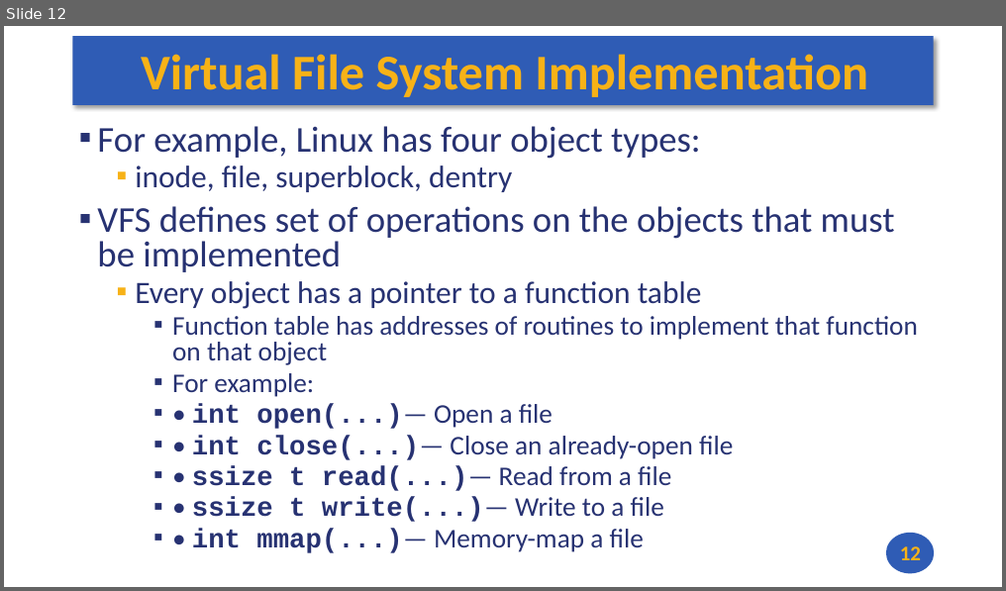
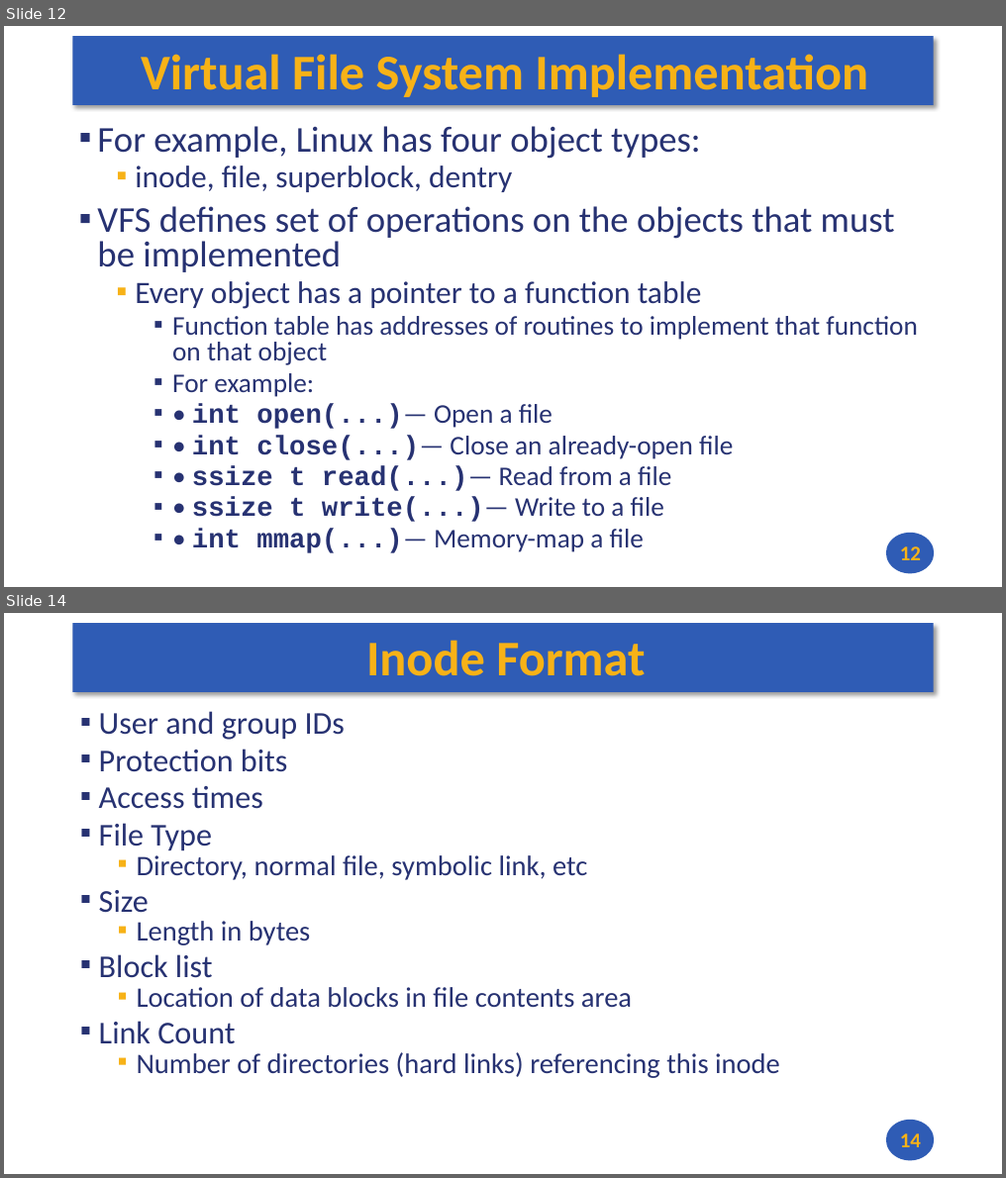
Before and after one commit to andrewt0301/hse-acos-course, a slide deck: docs/part2os/07_Synch/OS_Lecture_07.pptx. Shown one above the other, each under a label of ours: slide 12 before the commit, slides 12 and 14 after it; the slides between them are not shown. The pictures are 1006x591 and 1006x1178 pixels, drawn with LibreOffice and Linux fonts; fonts in the diff are those of the drawing. Boxes give left, top, right and bottom in pixels: in the first picture for what was removed or moved away, otherwise in the second. Text is boxed around its words. In the diff, an @@ line names an element or a change of style, - is before the commit and + after.

```diff
--- a/docs/part2os/07_Synch/OS_Lecture_07.pptx
+++ b/docs/part2os/07_Synch/OS_Lecture_07.pptx
@@ slide 14 added at box(4, 613, 1002, 1174), background #FFFFFF; not listed: 2 template elements that a slide beside it also shows @@
@@ title added at box(366, 640, 645, 676), 48 pt, text #F7B217, bold @@
+Inode Format
@@ text added at box(99, 711, 780, 1078), 27.2 pt, text #273272 @@
+▪ User and group IDs
+▪ Protection bits
+▪ Access times
+▪ File Type
+  ▪ Directory, normal file, symbolic link, etc
+▪ Size
+  ▪ Length in bytes
+▪ Block list
+  ▪ Location of data blocks in file contents area
+▪ Link Count
+  ▪ Number of directories (hard links) referencing this inode
@@ page number added at box(900, 1134, 921, 1148), 20 pt, text #F7B217, bold @@
+14
```
Also in this commit, not shown: 1 slide changed, 2 other slides added, 2 other files.
